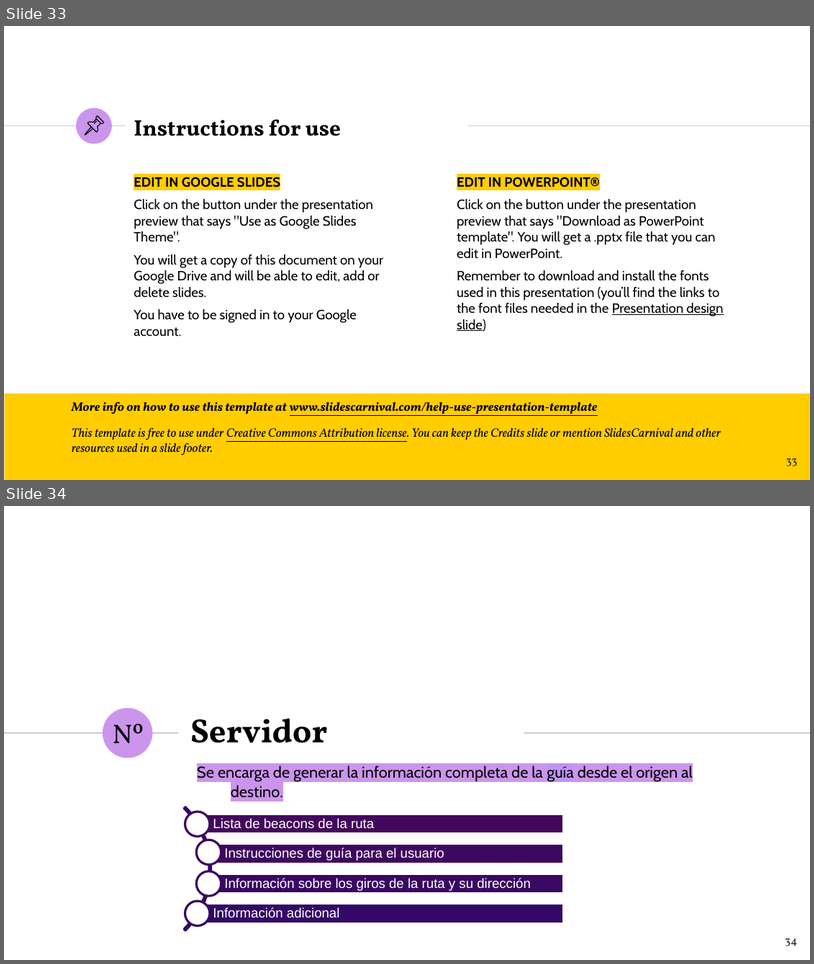
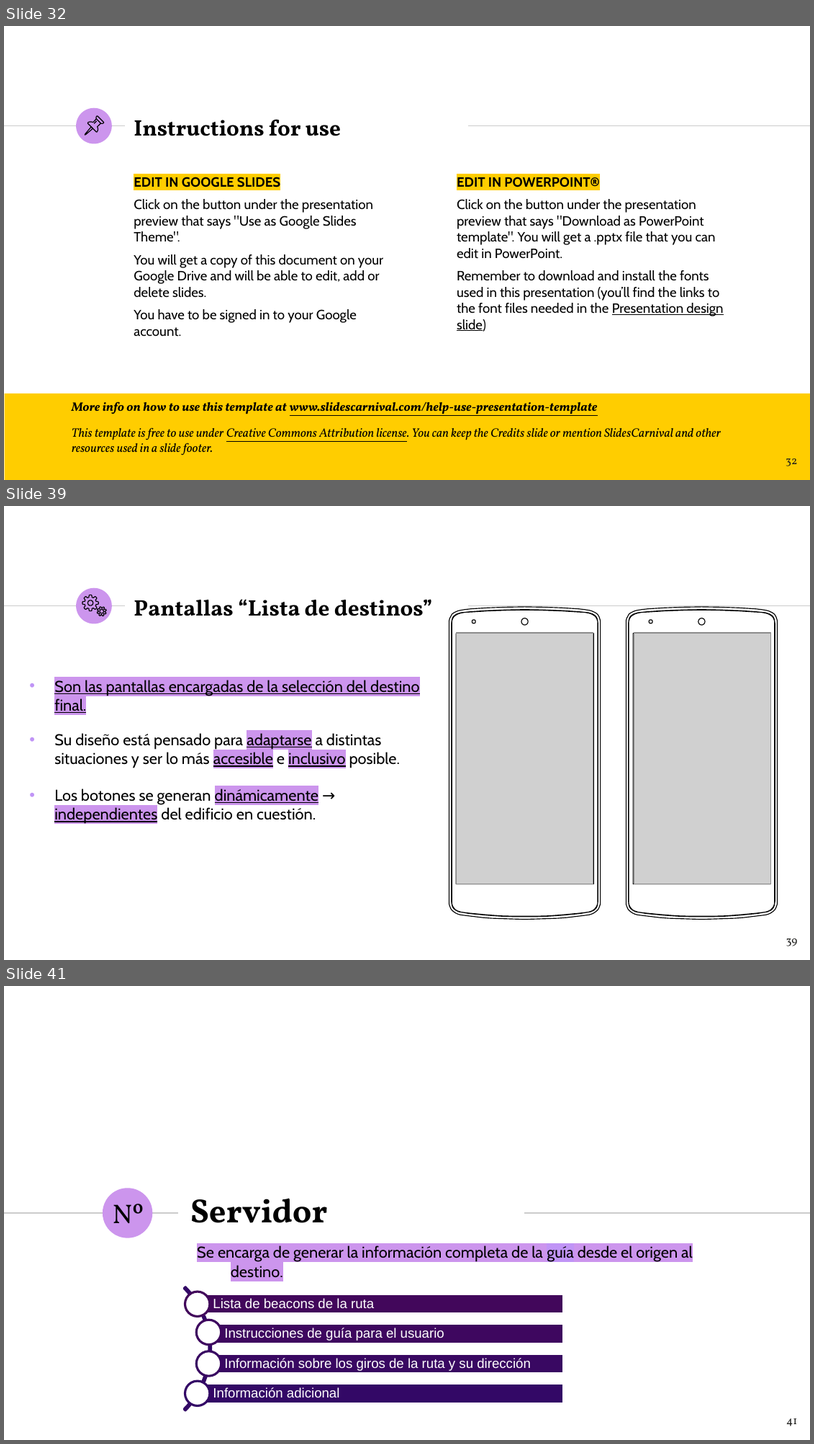
Before and after one commit to NILGroup/TFG-1920-DiscapacidadVisual, a slide deck: Defensa/Viola · SlidesCarnival_DiaposClara.pptx. Shown one above the other, each under a label of ours: slides 33 and 34 before the commit, slides 32, 39 and 41 after it; the slides between them are not shown. The pictures are 814x964 and 814x1444 pixels, drawn with LibreOffice and Linux fonts; fonts in the diff are those of the drawing; grey boxes stand for pictures. Boxes give left, top, right and bottom in pixels: in the first picture for what was removed or moved away, otherwise in the second. Text is boxed around its words. In the diff, an @@ line names an element or a change of style, - is before the commit and + after.

```diff
--- a/Defensa/Viola · SlidesCarnival_DiaposClara.pptx
+++ b/Defensa/Viola · SlidesCarnival_DiaposClara.pptx
@@ slide 39 added at [4,506,810,960], background #FFFFFF; not listed: 3 template elements that a slide beside it also shows @@
@@ freeform shape added at [82,595,98,611], outline #000000 0.75 pt @@
@@ freeform shape added at [98,607,106,615], outline #000000 0.75 pt @@
@@ title added at [134,599,433,616], 20 pt, text #000000, bold @@
+Pantallas “Lista de destinos”
@@ freeform shape added at [449,607,601,919], fill #FFFFFF, outline #000000 0.75 pt @@
@@ freeform shape added at [627,607,778,919], fill #FFFFFF, outline #000000 0.75 pt @@
@@ picture added at [456,633,594,883] @@
@@ picture added at [635,633,771,883] @@
@@ text added at [54,680,419,713], 14 pt, text #000000, underline @@
+• Son las pantallas encargadas de la selección del destino final.
@@ text added at [54,733,401,768], 14 pt, text #000000 @@
+• Su diseño está pensado para adaptarse a distintas situaciones y ser lo más accesible e inclusivo posible.
@@ text added at [54,788,319,824], 14 pt, text #000000 @@
+• Los botones se generan dinámicamente → independientes del edificio en cuestión.
@@ page number added at [787,938,798,946], 10 pt, text #1D1D1B @@
+39
@@ what was slide 33 is now slide 32 @@
@@ page number at [786,458,797,466]: text changed @@
-33
+32
@@ what was slide 34 is now slide 41 @@
@@ page number at [787,1418,797,1426]: text changed @@
-34
+41
```
Also in this commit, not shown: 6 slides changed, 7 other slides added, 1 slide removed, 23 other files.
